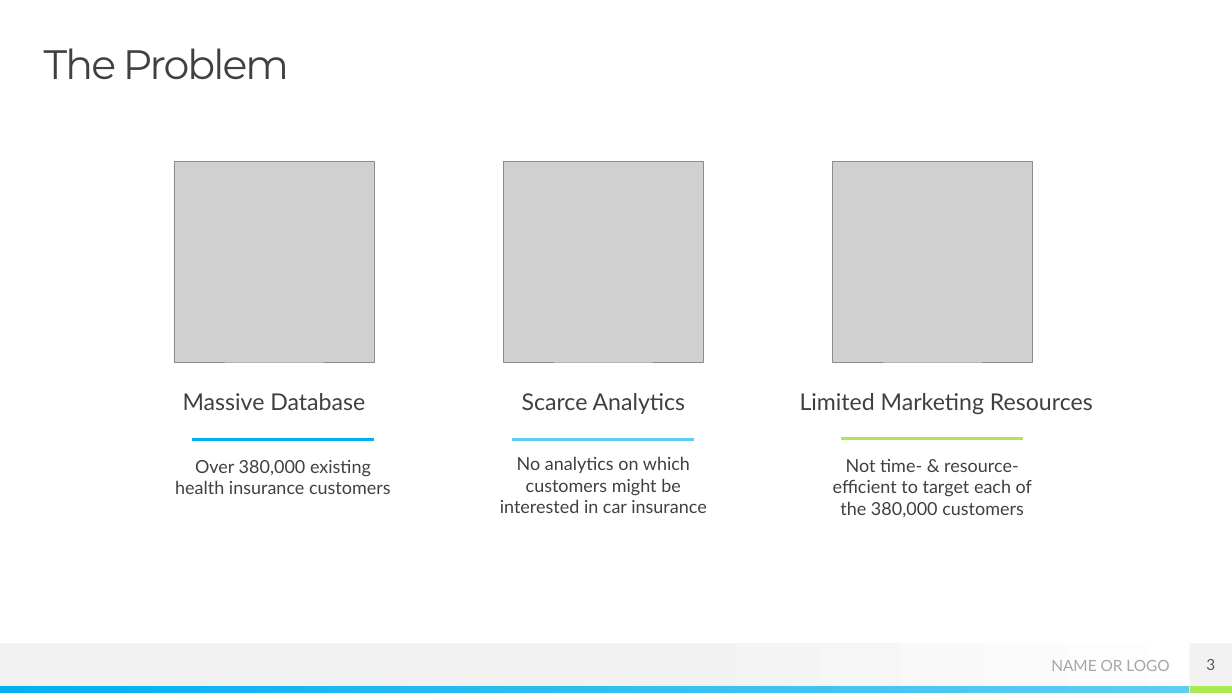
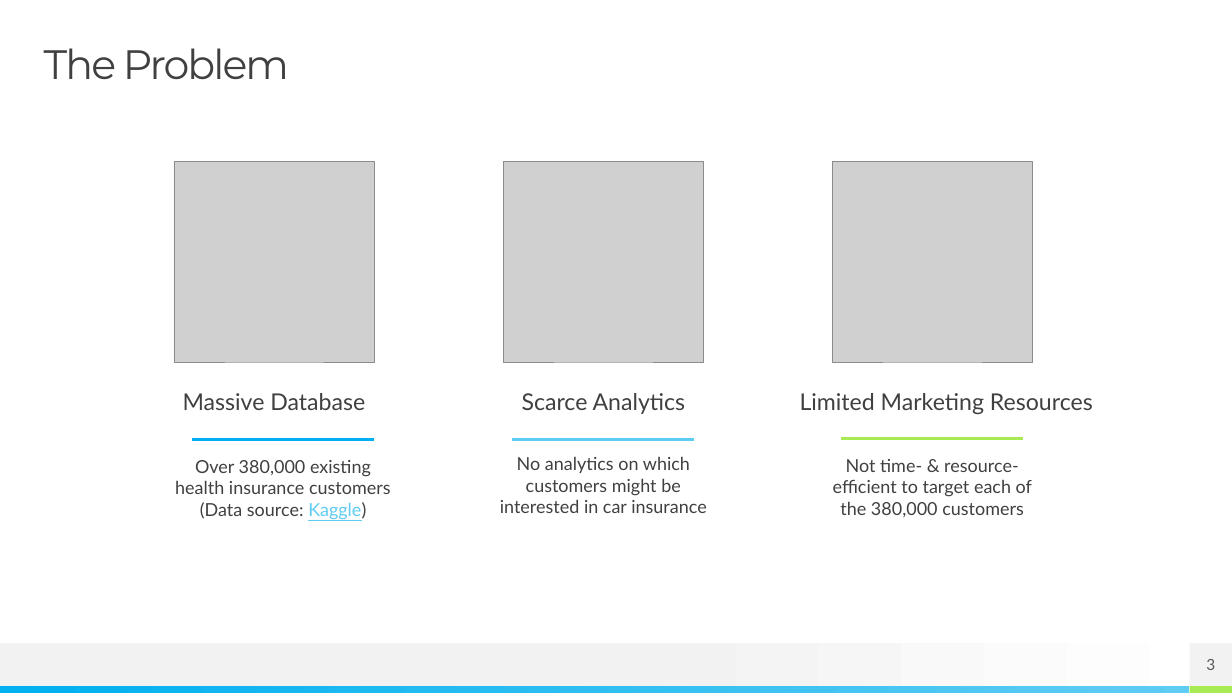
Before and after one commit to szerpa17/cross-sell-predictions, a slide deck: slide 3 of project-presentation.pptx. Drawn at 1232x693 pixels with LibreOffice and Linux fonts; fonts in the diff are those of the drawing; grey boxes stand for pictures. Boxes give left, top, right and bottom in pixels: in the first picture for what was removed or moved away, otherwise in the second. Text is boxed around its words. In the diff, an @@ line names an element or a change of style, - is before the commit and + after.

```diff
--- a/project-presentation.pptx
+++ b/project-presentation.pptx
@@ text at [175,460,391,520]: text changed @@
-Over 380,000 existing health insurance customers
+Over 380,000 existing health insurance customers
+(Data source: Kaggle)
@@ text removed at [1051,660,1169,671] @@
-NAME OR LOGO
```
Also in this commit, not shown: 4 other slides changed, 11 slides added, 18 slides removed.
